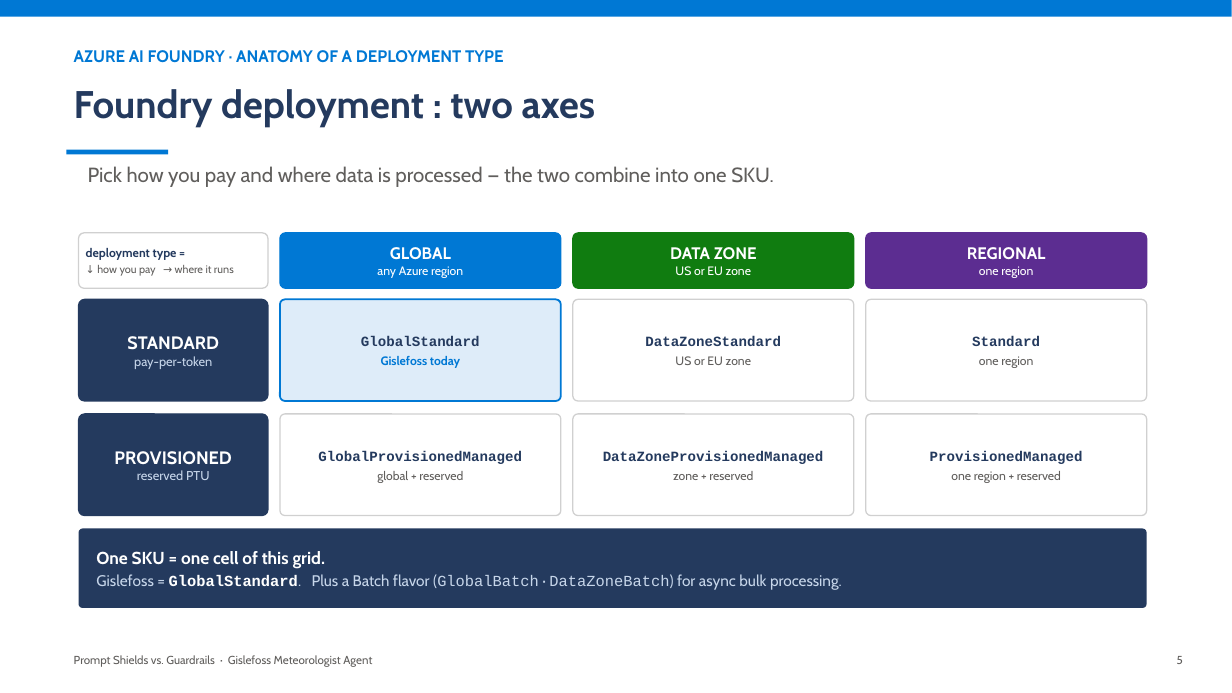
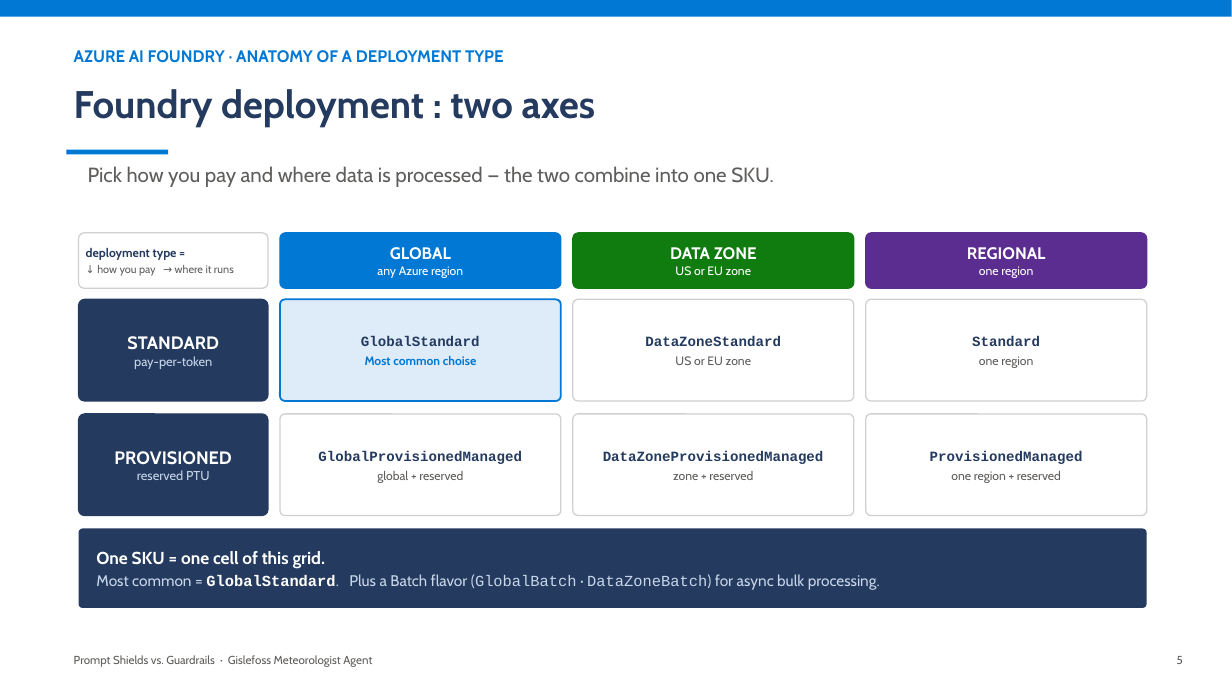
Before and after one commit to mchudinov/Gislefoss, a slide deck: slide 5 of docs/prompt-shields-vs-guardrails.pptx. Drawn at 1232x693 pixels with LibreOffice and Linux fonts; fonts in the diff are those of the drawing. Boxes give left, top, right and bottom in pixels: in the first picture for what was removed or moved away, otherwise in the second. Text is boxed around its words. In the diff, an @@ line names an element or a change of style, - is before the commit and + after.

```diff
--- a/docs/prompt-shields-vs-guardrails.pptx
+++ b/docs/prompt-shields-vs-guardrails.pptx
@@ text at [365, 356, 476, 365]: text changed @@
-Gislefoss today
+Most common choise
@@ text at [96, 574, 880, 590]: text changed @@
-Gislefoss = GlobalStandard. Plus a Batch flavor (GlobalBatch · DataZoneBatch) for async bulk processing.
+Most common = GlobalStandard. Plus a Batch flavor (GlobalBatch · DataZoneBatch) for async bulk processing.
```
Also in this commit, not shown: 6 other slides changed, 1 slide removed.
